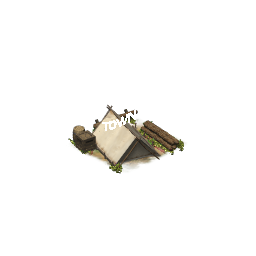
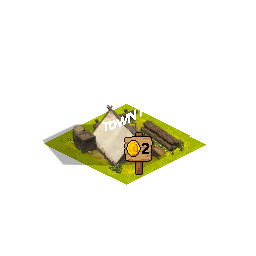
The second 256×256 image is a revision of the first. Changes to its layers:
showed group "coin_sign" (1st of 3, in "Tent") (5 layers) over [100, 112, 153, 175]
showed group "Shadow" (1st of 3, in "Tent") (1 layers) over [42, 124, 167, 171]
showed group "ground" (1st of 3, in "Tent") (2 layers) over [44, 104, 206, 185]
